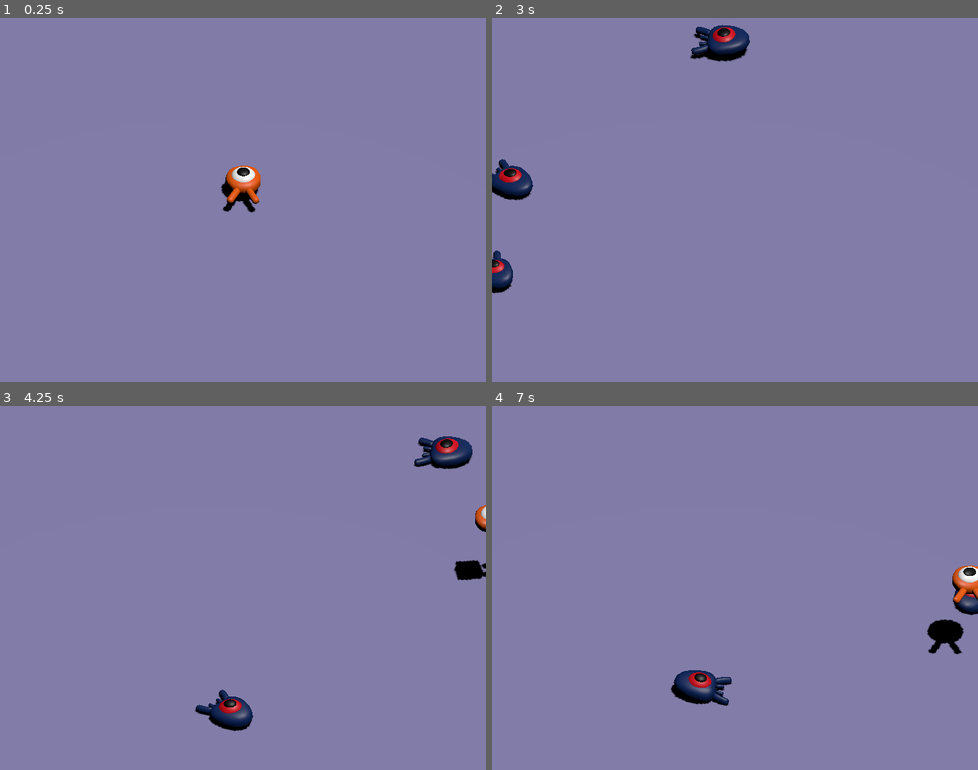
Above: before the commit, frames 1-4 (two rows, left to right).
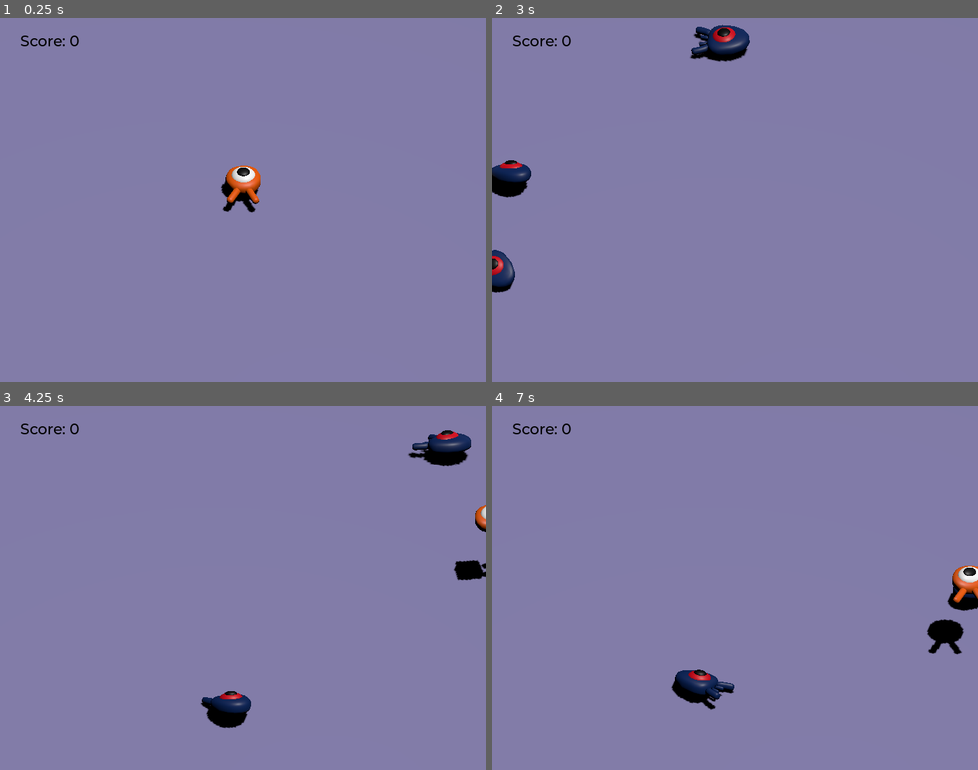
Above: after the commit, the same moments.

Repository: nilodude/squash_the_creeps_start_1.1.0
Game: Godot game, scene res://main.tscn
Same seed, same stepped clock (60 frames per second), same inputs: the game is played once before the commit and once after it.
Inputs:
- Up to frame 1 (0.25 s): no input
- Up to frame 2 (3 s): tap Enter at 0.5 s; hold D (move_right) 0.53-1.28 s; tap Space (jump) at 0.77, 1.52, 2.75 s; hold S (move_back) 1.28-2.03 s; hold D (move_right) 2.03-2.78 s; hold W (move_forward) from 2.78 s (still down)
- Up to frame 3 (4.25 s): tap Space (jump) at 3.02, 3.77 s; release W (move_forward) at 3.53 s; hold A (move_left) from 3.53 s (still down)
- Up to frame 4 (7 s): tap Space (jump) at 4.52, 6.02, 6.77 s; release A (move_left) at 5.03 s; hold S (move_back) 5.03-5.78 s; hold D (move_right) 5.78-6.53 s; hold W (move_forward) from 6.53 s (still down)

The runs differ from the first frame. In frame 1, 0.1% of the frame differs, in the area x 4-17%, y 4-8%; in frame 2, 1.0%; in frame 3, 1.9%, in the area x 4-98%, y 4-90%; in frame 4, 1.1%.

Commit message:
wiggle enemy in air & score

Diff:
--- /dev/null
+++ b/ScoreLabel.gd
@@ -0,0 +1,7 @@
+extends Label
+
+var score = 0
+
+func _on_mob_squashed():
+	score += 1
+	text = "Score: %s" % score
--- a/main.gd
+++ b/main.gd
@@ -21,4 +21,6 @@
 	var player_position = $Player.position
 	mob.initialize(mob_spawn_location.position, player_position)
 
+	mob.squashed.connect($UserInterface/ScoreLabel._on_mob_squashed.bind())
+
 	add_child(mob)
--- a/main.tscn
+++ b/main.tscn
@@ -1,8 +1,10 @@
-[gd_scene load_steps=10 format=3 uid="uid://bnr4gk2okjcpu"]
+[gd_scene load_steps=13 format=3 uid="uid://bnr4gk2okjcpu"]
 
 [ext_resource type="PackedScene" uid="uid://b1baaek2whnnn" path="res://player.tscn" id="1_0p54i"]
 [ext_resource type="Script" path="res://main.gd" id="1_cnjm4"]
 [ext_resource type="PackedScene" uid="uid://caakvh00g1x3f" path="res://mob.tscn" id="2_714gd"]
+[ext_resource type="FontFile" uid="uid://blw2522cjj4jt" path="res://fonts/Montserrat-Medium.ttf" id="4_p4nix"]
+[ext_resource type="Script" path="res://ScoreLabel.gd" id="5_c5l32"]
 
 [sub_resource type="BoxShape3D" id="BoxShape3D_e0x7u"]
 size = Vector3(60, 1, 60)
@@ -29,6 +31,10 @@
 "tilts": PackedFloat32Array(0, 0, 0, 0, 0)
 }
 point_count = 5
+
+[sub_resource type="Theme" id="Theme_l2siv"]
+default_font = ExtResource("4_p4nix")
+default_font_size = 22
 
 [node name="Main" type="Node"]
 script = ExtResource("1_cnjm4")
@@ -93,4 +99,23 @@
 [node name="MobTimer" type="Timer" parent="."]
 autostart = true
 
+[node name="UserInterface" type="Control" parent="."]
+layout_mode = 3
+anchors_preset = 15
+anchor_right = 1.0
+anchor_bottom = 1.0
+grow_horizontal = 2
+grow_vertical = 2
+theme = SubResource("Theme_l2siv")
+
+[node name="ScoreLabel" type="Label" parent="UserInterface"]
+layout_mode = 1
+offset_left = 30.0
+offset_top = 20.0
+offset_right = 118.0
+offset_bottom = 51.0
+theme_override_colors/font_color = Color(0, 0, 0, 1)
+text = "Score: 0"
+script = ExtResource("5_c5l32")
+
 [connection signal="timeout" from="MobTimer" to="." method="_on_mob_timer_timeout"]
--- a/mob.gd
+++ b/mob.gd
@@ -11,7 +11,8 @@
 
 func _physics_process(delta):
 	var direction = Vector3.ZERO
-	var randangle = randf_range(-3*PI, 3*PI)
+	var minus = randi_range(-1, 1)
+	var randangle = randf_range(-PI/4, PI/4)
 	if(hitVel != Vector3.ZERO):
 		direction.x += velocity.x + hitVel.x
 		direction.z += velocity.z + hitVel.z
@@ -20,15 +21,16 @@
 			direction = direction.normalized()
 #			$Pivot.look_at(position + direction, Vector3.UP)
 
-		target_velocity.x = direction.x * 15
-		target_velocity.z = direction.z * 15
+		target_velocity.x = direction.x * 20
+		target_velocity.z = direction.z * 20
 		target_velocity.y = 15
 
 		target_velocity.x = target_velocity.x - (1 * delta)
 		target_velocity.z = target_velocity.z - (1 * delta)
 		target_velocity.y = target_velocity.y - (1 * delta)
 
-		rotate_y(PI/16  - (randangle * delta))
+#		rotate_y(minus*PI/8  + (randangle * delta))
+#		rotate_x(minus * PI/8  - (randangle * delta))
 
 		velocity=target_velocity
 
@@ -36,6 +38,8 @@
 
 	if not is_on_floor(): # If in the air, fall towards the floor. Literally gravity
 			velocity.y = velocity.y - (50 * delta)
+			rotate_y(minus*PI/8  + (randangle * delta))
+			rotate_x(minus * PI/8  - (randangle * delta))
 
 	move_and_slide()
 
